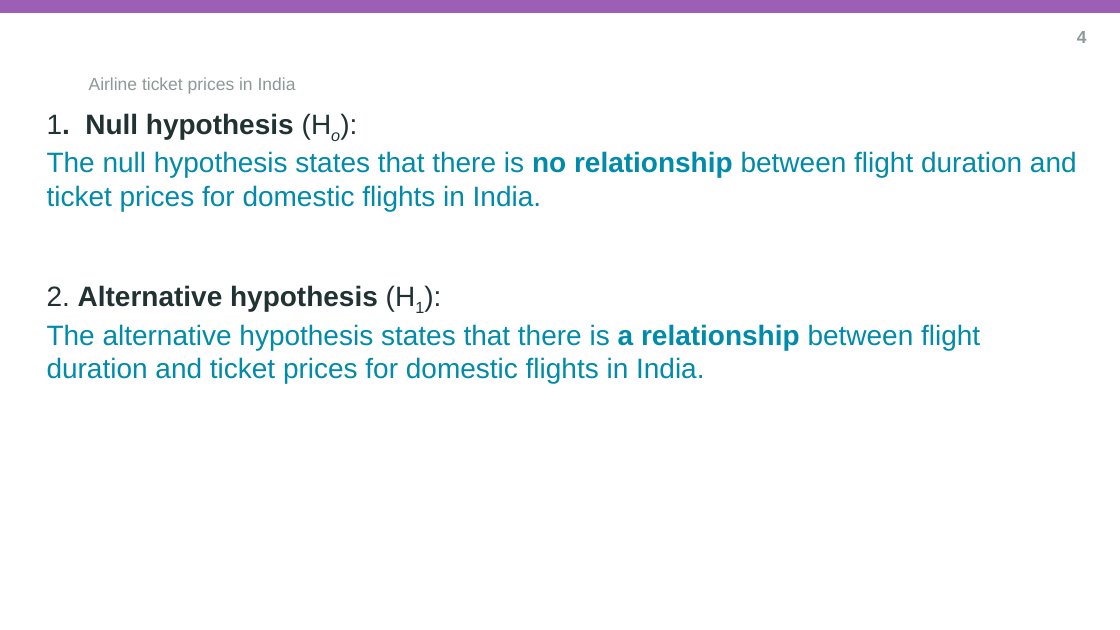
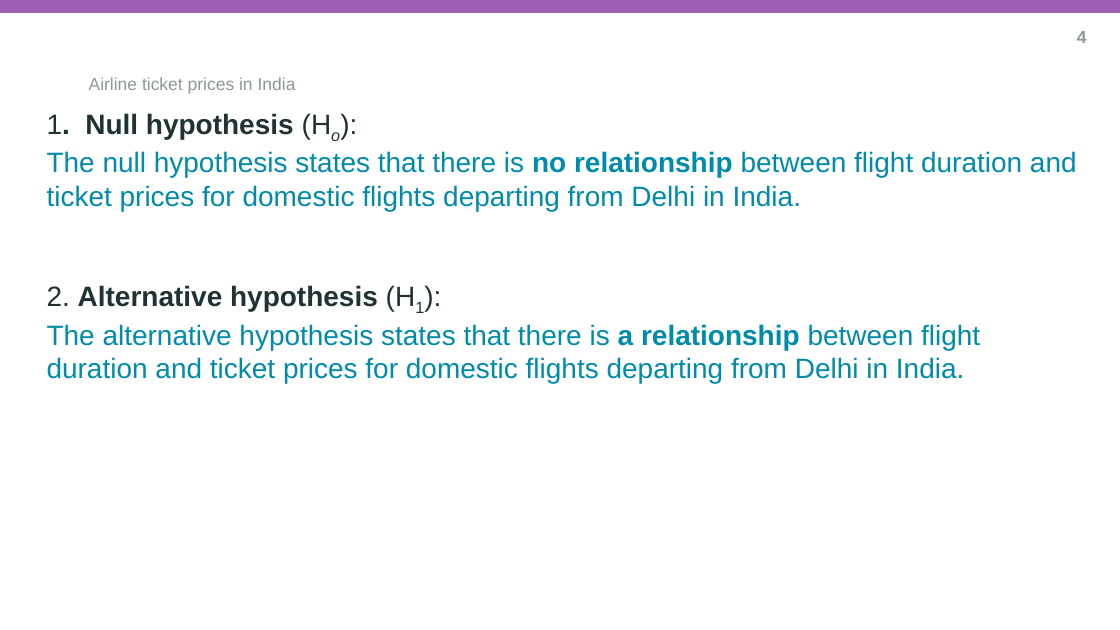
Before and after one commit to ma24afs/Group---A147, a slide deck: slide 4 of Ds115 Team Research.pptx. Drawn at 1120x630 pixels with LibreOffice and Linux fonts; fonts in the diff are those of the drawing; background and template pictures are left out. Boxes give left, top, right and bottom in pixels: in the first picture for what was removed or moved away, otherwise in the second. Text is boxed around its words. In the diff, an @@ line names an element or a change of style, - is before the commit and + after.

Commit message:
Hypothesis Updated

```diff
--- a/Ds115 Team Research.pptx
+++ b/Ds115 Team Research.pptx
@@ title at (x1=47, y1=113, x2=1077, y2=383): text changed @@
-1. Null hypothesis (Ho):
-The null hypothesis states that there is no relationship between flight duration and ticket prices for domestic flights in India.
-2. Alternative hypothesis (H1):
-The alternative hypothesis states that there is a relationship between flight duration and ticket prices for domestic flights in India.
+1. Null hypothesis (Ho):
+The null hypothesis states that there is no relationship between flight duration and ticket prices for domestic flights departing from Delhi in India.
+2. Alternative hypothesis (H1):
+The alternative hypothesis states that there is a relationship between flight duration and ticket prices for domestic flights departing from Delhi in India.
```
Also in this commit, not shown: 2 other slides changed.
